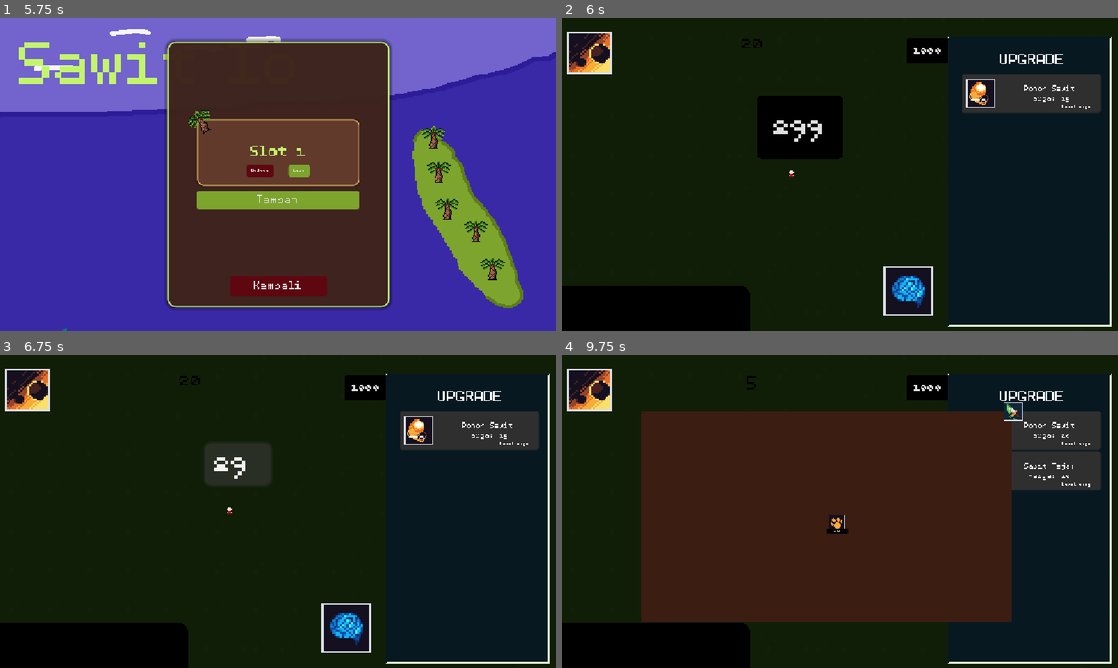
Above: before the commit, frames 1-4 (two rows, left to right).
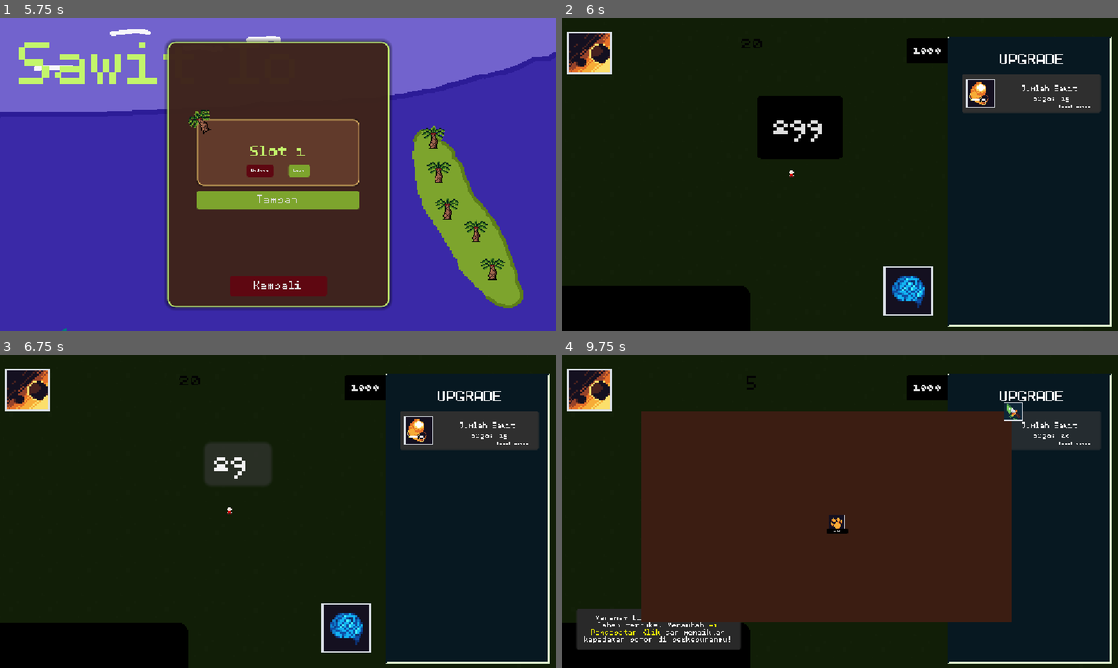
Above: after the commit, the same moments.

Repository: azizul987/Sawit-io
Game: Godot game, scene res://Scene/MainMenui.tscn
Two runs of this game, one before a commit and one after it. Both use one fixed random seed, a clock stepped at 60 frames per second and the inputs below.
Inputs (mouse positions are in pixels of both pictures, inside the frame that each line leads up to):
- Up to frame 1 (5.75 s): click "Mulai" at 0.5 s; tap Enter at 1.25 s; drag from (494, 268) to (450, 208) at 1.27 s; click "Tambah" at 2 s; click "Kembali" at 2.75 s; click "Mulai" at 3.5 s; drag from (478, 230) to (439, 171) at 4.27 s; move the mouse to (478, 230) at 5.02 s; hold Right (ui_right) from 5.03 s (still down); hold E (zoom_out) from 5.03 s (still down); click (478, 230) at 5.17 s
- Up to frame 2 (6 s): release Right (ui_right) at 5.75 s; release E (zoom_out) at 5.75 s; click "Load" at 5.75 s
- Up to frame 3 (6.75 s): click "299" at 6.5 s
- Up to frame 4 (9.75 s): click "1000" at 7.25 s; click "8000" at 8 s; click (906, 627) at 8.75 s; click (1029, 430) at 9.5 s

Frame 1 is identical in both runs. In frame 2, less than 0.1% of the frame differs, in the area x 82-95%, y 21-30%; in frame 3, less than 0.1%; in frame 4, 5.2%, in the area x 2-97%, y 21-95%.

Commit message:
Pembaruan database 6 fitur upgrade utama

Diff:
--- a/Logic/Data Templete/Data/Source/UpgradeData.gd
+++ b/Logic/Data Templete/Data/Source/UpgradeData.gd
@@ -2,11 +2,14 @@
 extends Resource
 
 enum EffectType {
-	CLICK_POWER_ADD,        # Tambah poin per klik (contoh: +1.0 per level)
-	CLICK_POWER_MULT,       # Pengganda poin klik (contoh: x1.2 atau +20% per level)
-	AUTO_POINT_PER_SEC,     # Poin otomatis tiap detik / Idle (contoh: +2.5/detik per level)
-	AUTO_POINT_MULT,        # Pengganda poin idle (contoh: x1.5 per level)
-	DISCOUNT_UPGRADE        # Diskon harga beli (contoh: 0.05 untuk diskon 5% per level)
+	CLICK_POWER_ADD,        # 0: Tambah poin per klik / Jumlah Sawit
+	CLICK_POWER_MULT,       # 1: Pengganda poin klik / Eskalasi Harga (contoh: +15% per level)
+	AUTO_POINT_PER_SEC,     # 2: Poin otomatis / Rekrut Buruh (dengan sistem bagi hasil)
+	AUTO_POINT_MULT,        # 3: Pengganda poin idle
+	DISCOUNT_UPGRADE,       # 4: Diskon harga beli
+	WORKER_SPEED_INTEL,     # 5: Work Life Balance (Meningkatkan speed & kepintaran buruh)
+	TERRITORY_MULTIPLIER,   # 6: Agregat Harga (Multiplier harga berdasar wilayah terbuka)
+	CRITICAL_HARVEST        # 7: Sawit Super (Peluang 5% untuk mendapat 10x lipat)
 }
 
 @export_category("Upgrade Information")
--- a/Logic/Data Templete/Data/ress/updatedatabase.tres
+++ b/Logic/Data Templete/Data/ress/updatedatabase.tres
@@ -9,81 +9,87 @@
 [ext_resource type="Texture2D" uid="uid://luaruaa52acv" path="res://temp tekture/skill_icons_by_quintino_pixels/24x24/skill_icons4.png" id="7_mandor"]
 [ext_resource type="Texture2D" uid="uid://cn836tqwbkocd" path="res://temp tekture/skill_icons_by_quintino_pixels/24x24/skill_icons3.png" id="8_pohon"]
 
-[sub_resource type="Resource" id="Resource_pohonsawit"]
+[sub_resource type="Resource" id="Resource_jumlahsawit"]
 script = ExtResource("2_own6j")
-upgrade_name = "Pohon Sawit"
-description = "Menanam pohon sawit baru di wilayah yang telah terbuka! Menghasilkan [color=yellow]+1 Poin Sawit[/color] setiap klik!"
+upgrade_name = "Jumlah Sawit"
+description = "Menanam bibit sawit baru di lahan terbuka. Menambah [color=yellow]+1 Pendapatan Klik[/color] dan menaikkan kepadatan pohon di perkebunanmu!"
 price = 15.0
 icon = ExtResource("8_pohon")
-max_level = 50
+effect_value = 1.0
+max_level = 100
 metadata/_custom_type_script = "uid://g1tewc4pomil"
 
-[sub_resource type="Resource" id="Resource_sabit"]
+[sub_resource type="Resource" id="Resource_rekrut"]
 script = ExtResource("2_own6j")
-upgrade_name = "Sabit Tajam"
-description = "Mempersembahkan sabit baja yang super tajam dan mengkilat. Meningkatkan hasil panen [color=yellow]+2 Poin[/color] setiap klik!"
-price_multiplier = 1.25
-icon = ExtResource("3_sabit")
-effect_value = 2.0
-max_level = 25
-required_upgrade = SubResource("Resource_pohonsawit")
-required_level = 1
+upgrade_name = "Rekrut"
+description = "Mempekerjakan buruh panen otomatis yang rajin keliling lahan dengan sistem upah bersih: [color=yellow]Harga Sawit − (Harga Sawit × 10%)[/color]!"
+price = 100.0
+price_multiplier = 1.3
+icon = ExtResource("4_buruh")
+effect_type = 2
+effect_value = 1.0
+max_level = 50
+required_upgrade = SubResource("Resource_jumlahsawit")
+required_level = 10
 metadata/_custom_type_script = "uid://g1tewc4pomil"
 
-[sub_resource type="Resource" id="Resource_buruh"]
+[sub_resource type="Resource" id="Resource_wlb"]
 script = ExtResource("2_own6j")
-upgrade_name = "Buruh Panen"
-description = "Merekrut pekerja kebun rajin untuk memetik buah sawit siang malam. Menghasilkan [color=yellow]+3 Poin Sawit[/color] otomatis setiap detik!"
-price = 50.0
-icon = ExtResource("4_buruh")
-effect_type = 2
-effect_value = 3.0
+upgrade_name = "Work Life Balance"
+description = "Memberikan liburan dan es teh manis porseling. Buruh bahagia bertransformasi lebih gesit serta [color=yellow]Kepintaran AI[/color]-nya melesat pesat!"
+price = 450.0
+price_multiplier = 1.35
+icon = ExtResource("7_mandor")
+effect_type = 5
+effect_value = 15.0
+max_level = 30
+required_upgrade = SubResource("Resource_rekrut")
+required_level = 3
+metadata/_custom_type_script = "uid://g1tewc4pomil"
+
+[sub_resource type="Resource" id="Resource_eskalasi"]
+script = ExtResource("2_own6j")
+upgrade_name = "Eskalasi Harga"
+description = "Menjalin kontrak dagang dengan Pabrik Kelapa Sawit (PKS). Mengatrol nilai jual pasaran buah sawitmu sebesar [color=yellow]+15%[/color] per tingkat!"
+price = 1500.0
+price_multiplier = 1.4
+icon = ExtResource("5_pupuk")
+effect_type = 1
+effect_value = 1.15
 max_level = 50
-required_upgrade = SubResource("Resource_sabit")
+required_upgrade = SubResource("Resource_wlb")
 required_level = 2
 metadata/_custom_type_script = "uid://g1tewc4pomil"
 
-[sub_resource type="Resource" id="Resource_pupuk"]
+[sub_resource type="Resource" id="Resource_agregat"]
 script = ExtResource("2_own6j")
-upgrade_name = "Pupuk Berkualitas"
-description = "Menaburkan pupuk organik bermutu tinggi agar tandan sawit lebat melimpah. Menambah hasil panen [color=yellow]+15 Poin[/color] setiap klik!"
-price = 250.0
-price_multiplier = 1.35
-icon = ExtResource("5_pupuk")
-effect_value = 15.0
-max_level = 30
-required_upgrade = SubResource("Resource_buruh")
+upgrade_name = "Agregat Harga"
+description = "Menguasai rantai ekspor komoditas Sumatera. Memberikan multiplier harga lipatan berdasarkan [color=yellow]Jumlah Wilayah[/color] yang kamu miliki!"
+price = 5000.0
+price_multiplier = 1.5
+icon = ExtResource("6_traktor")
+effect_type = 6
+effect_value = 1.0
+max_level = 25
+required_upgrade = SubResource("Resource_eskalasi")
 required_level = 3
 metadata/_custom_type_script = "uid://g1tewc4pomil"
 
-[sub_resource type="Resource" id="Resource_traktor"]
+[sub_resource type="Resource" id="Resource_super"]
 script = ExtResource("2_own6j")
-upgrade_name = "Traktor Kebun"
-description = "Mengoperasikan mesin traktor berat untuk mengangkut sawit secara massal. Menambang [color=yellow]+30 Poin Sawit[/color] otomatis setiap detik!"
-price = 1200.0
-price_multiplier = 1.4
-icon = ExtResource("6_traktor")
-effect_type = 2
-effect_value = 30.0
-max_level = 50
-required_upgrade = SubResource("Resource_pupuk")
-required_level = 3
-metadata/_custom_type_script = "uid://g1tewc4pomil"
-
-[sub_resource type="Resource" id="Resource_mandor"]
-script = ExtResource("2_own6j")
-upgrade_name = "Mandor Ahli"
-description = "Mengontrak mandor berpengalaman untuk memotivasi buruh kebun. Memberikan dorongan perkalian dahsyat berdaya [color=yellow]+25x[/color] pada setiap klik panenmu!"
-price = 5000.0
-price_multiplier = 1.5
-icon = ExtResource("7_mandor")
-effect_type = 1
-effect_value = 25.0
-required_upgrade = SubResource("Resource_traktor")
-required_level = 3
+upgrade_name = "Sawit Super"
+description = "Bioteknologi pupuk mukjizat! Memberikan peluang [color=yellow]5% Critical Chance[/color] setiap panen untuk memetik Sawit Emas bernilai [color=orange]10x LIPAT[/color]!"
+price = 15000.0
+price_multiplier = 1.6
+icon = ExtResource("3_sabit")
+effect_type = 7
+effect_value = 5.0
+max_level = 20
+required_upgrade = SubResource("Resource_agregat")
+required_level = 2
 metadata/_custom_type_script = "uid://g1tewc4pomil"
 
 [resource]
 script = ExtResource("1_erwtg")
-upgrades = Array[ExtResource("2_own6j")]([SubResource("Resource_pohonsawit"), SubResource("Resource_sabit"), SubResource("Resource_buruh"), SubResource("Resource_pupuk"), SubResource("Resource_traktor"), SubResource("Resource_mandor")])
+upgrades = Array[ExtResource("2_own6j")]([SubResource("Resource_jumlahsawit"), SubResource("Resource_rekrut"), SubResource("Resource_wlb"), SubResource("Resource_eskalasi"), SubResource("Resource_agregat"), SubResource("Resource_super")])
 metadata/_custom_type_script = "uid://b2qs3ham6ojqe"
